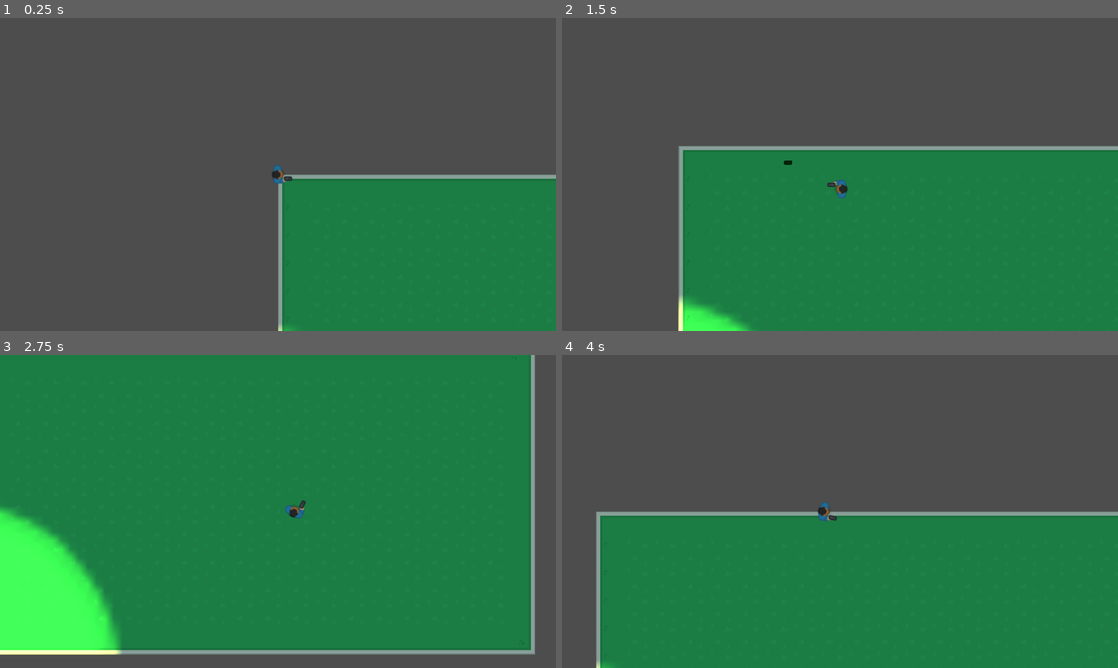
Above: before the commit, frames 1-4 (two rows, left to right).
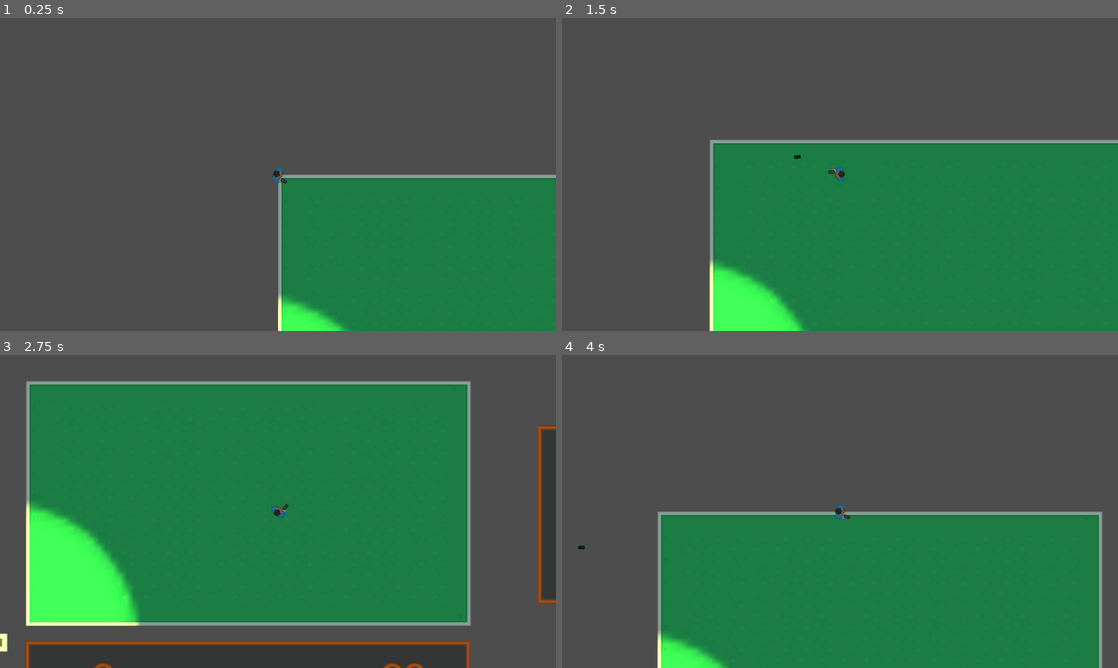
Above: after the commit, the same moments.

Repository: Suriya-K/godot_ultimate_2d_learning
Game: Godot game, scene res://scenes/levels/level.tscn
The game is run twice, just before and just after one commit, with the same random seed, the same clock (stepped at 60 frames per second) and the same inputs.
Inputs (mouse positions are in pixels of both pictures, inside the frame that each line leads up to):
- Up to frame 1 (0.25 s): no input
- Up to frame 2 (1.5 s): tap Enter at 0.5 s; move the mouse to (962, 158) at 0.52 s; press the mouse at (962, 158) at 0.53 s; hold D (right) 0.53-1.28 s; move the mouse to (728, 190) at 1.27 s; release the mouse at (728, 190) at 1.28 s; hold S (down) from 1.28 s (still down); right-click (728, 190) at 1.35 s
- Up to frame 3 (2.75 s): move the mouse to (333, 442) at 2.02 s; release S (down) at 2.03 s; press the mouse at (333, 442) at 2.03 s; hold D (right) from 2.03 s (still down)
- Up to frame 4 (4 s): move the mouse to (812, 574) at 2.77 s; release D (right) at 2.78 s; release the mouse at (812, 574) at 2.78 s; hold W (up) 2.78-3.53 s; right-click (812, 574) at 2.85 s; move the mouse to (1006, 558) at 3.52 s; press the mouse at (1006, 558) at 3.53 s; hold A (left) from 3.53 s (still down)

The runs differ from the first frame. In frame 1, 1.1% of the frame differs, in the area x 48-100%, y 46-100%; in frame 2, 8.7%; in frame 3, 41%, in the area x 0-100%, y 0-100%; in frame 4, 8.8%.

Commit message:
learn using tween to tweak some value create transition or some basic animation without animation player it really useful

Diff:
--- a/scenes/houses/house_orange.tscn
+++ b/scenes/houses/house_orange.tscn
@@ -261,3 +261,4 @@
 occluder = SubResource("OccluderPolygon2D_rpc7t")
 
 [connection signal="body_entered" from="Area2D" to="." method="_on_area_2d_body_entered"]
+[connection signal="body_exited" from="Area2D" to="." method="_on_area_2d_body_exited"]
--- a/scenes/levels/level.tscn
+++ b/scenes/levels/level.tscn
@@ -575,5 +575,7 @@
 energy = 0.3
 blend_mode = 1
 
+[connection signal="player_entered" from="house_orange" to="." method="_on_house_orange_player_entered"]
+[connection signal="player_exited" from="house_orange" to="." method="_on_house_orange_player_exited"]
 [connection signal="grenade" from="player" to="." method="_on_player_grenade"]
 [connection signal="laser" from="player" to="." method="_on_player_laser"]
--- /dev/null
+++ b/scenes/players/camera.tscn
@@ -0,0 +1,4 @@
+[gd_scene format=3 uid="uid://b21yin073li8y"]
+
+[node name="camera" type="Camera2D"]
+zoom = Vector2(0.8, 0.8)
--- a/scenes/players/player.tscn
+++ b/scenes/players/player.tscn
@@ -48,10 +48,6 @@
 [node name="Marker2D3" type="Marker2D" parent="bullet_start_position"]
 position = Vector2(32, 14)
 
-[node name="Camera2D" type="Camera2D" parent="."]
-position_smoothing_enabled = true
-position_smoothing_speed = 11.0
-
 [node name="GPUParticles2D" type="GPUParticles2D" parent="."]
 position = Vector2(33, 10)
 emitting = false
--- a/scrpits/houses/house_orange.gd
+++ b/scrpits/houses/house_orange.gd
@@ -1,5 +1,10 @@
 extends StaticBody2D
 
+signal player_entered
+signal player_exited
 
-func _on_area_2d_body_entered(body):
-	print(body)
+func _on_area_2d_body_entered(_body):
+	player_entered.emit()
+
+func _on_area_2d_body_exited(_body):
+	player_exited.emit()
--- a/scrpits/levels/level.gd
+++ b/scrpits/levels/level.gd
@@ -3,9 +3,13 @@
 @onready var player: CharacterBody2D = $player
 var bullet_scenes: PackedScene = preload("res://scenes/projectiles/bullet.tscn")
 var grenade_scenes: PackedScene = preload("res://scenes/projectiles/grenade.tscn")
+var camera_scenes: PackedScene = preload("res://scenes/players/camera.tscn")
+
+var player_camera: Camera2D
 
 func _ready():
-	pass # Replace with function body.
+	player_camera = camera_scenes.instantiate() as Camera2D
+	player.add_child(player_camera)
 
 
 # Called every frame. 'delta' is the elapsed time since the previous frame.
@@ -29,3 +33,15 @@
 	grenade.linear_velocity = direction * 1000
 	$projectiles.add_child(grenade)
 	pass
+
+
+func _on_house_orange_player_entered():
+	var tween: Tween = create_tween()
+	tween.set_parallel(true)
+	tween.tween_property(player,'speed',0,0.1)
+	tween.tween_property(player_camera, 'zoom', Vector2(1,1), 1)
+
+
+func _on_house_orange_player_exited():
+	var tween: Tween = create_tween()
+	tween.tween_property(player_camera, 'zoom', Vector2(0.8,0.8), 1)
--- a/scrpits/players/player.gd
+++ b/scrpits/players/player.gd
@@ -8,7 +8,9 @@
 @onready var bullet_markers: Array[Node] = $bullet_start_position.get_children()
 @onready var gpu_particles_2d: GPUParticles2D = $GPUParticles2D
 
+@export var max_speed: int = 500
 
+var speed: int = max_speed
 var gun_reload_timer: float = 0.75
 var grenade_reload_timer: float = 2.5
 var gun_can_shoot: bool = true
@@ -20,9 +22,9 @@
 	grenade_timer.wait_time = gun_reload_timer
 
 
-func _process(delta):
+func _process(_delta):
 	var direction = Input.get_vector("left", "right", "up", "down")
-	self.velocity = direction * 500
+	self.velocity = direction * speed
 	move_and_slide()
 
 	self.look_at(self.get_global_mouse_position())
